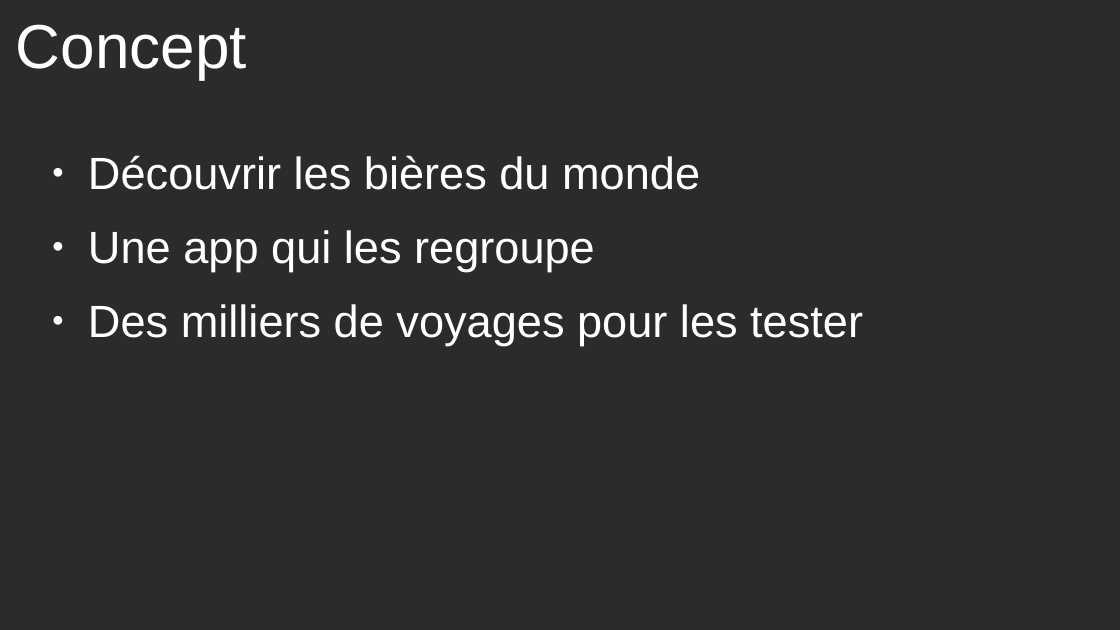
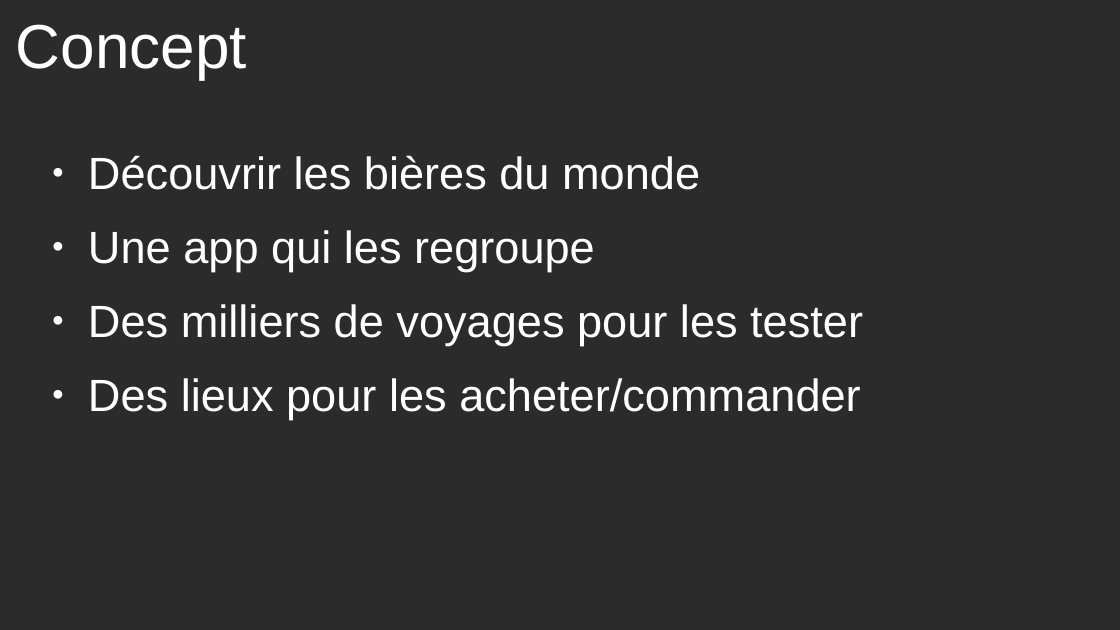
Before and after one commit to ChaLan13/hold-my-beer-front, a slide deck: slide 2 of documents/slides_beer.odp. Drawn at 1120x630 pixels with LibreOffice and Linux fonts; fonts in the diff are those of the drawing; background and template pictures are left out; a plain dark background stands for a picture behind light text. Boxes give left, top, right and bottom in pixels: in the first picture for what was removed or moved away, otherwise in the second. Text is boxed around its words. In the diff, an @@ line names an element or a change of style, - is before the commit and + after.

```diff
--- a/documents/slides_beer.odp
+++ b/documents/slides_beer.odp
@@ text at [88,378,860,420]: paragraph added @@
+● Des lieux pour les acheter/commander
```
Also in this commit, not shown: 2 other slides changed, 2 slides added, 2 other files.
